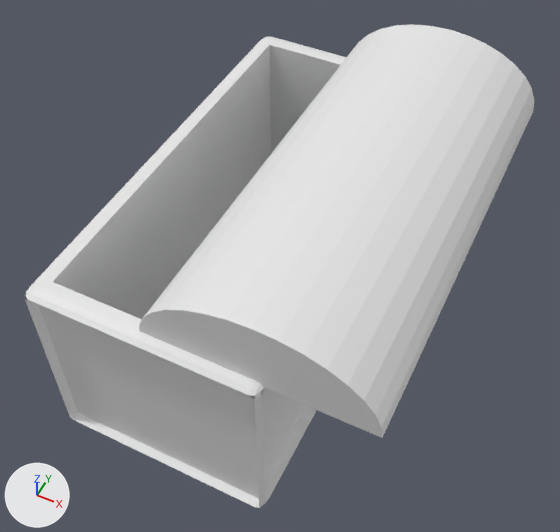
Renders of the FBX model Assets/Materials/Models/Low_Poly_Chest.fbx from each side of a commit.
Rendered twice from a 50 mm lens placed at (4.77, -8.87, 12.33), pointed at (0.6, -0.53, 1.9). Every picture has the same lights, and +X, +Y and +Z are marked at lower left. Where no turn or scale is listed for an object, it has been applied to the vertices.

Objects in the first picture: 'Chest', 'Cylinder'.
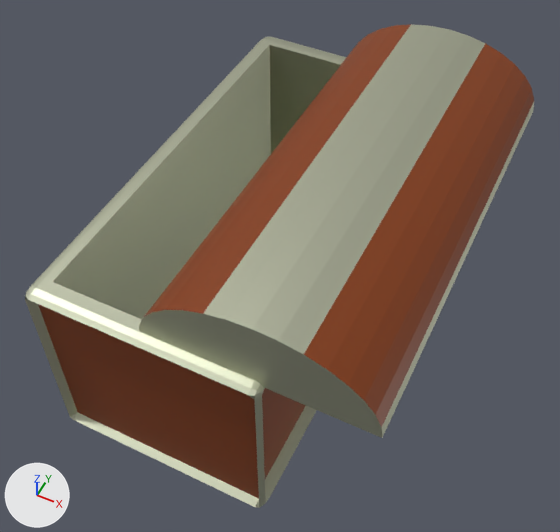
The edits, one by one:
Material 'ChestMetalMaterial' (mat_chestmetalmaterial) is new.
Its base color is (0.571, 0.591, 0.451) (light grey #c7cab3).
Its metallic is 1.0.
Material 'ChestWoodMaterial' (mat_chestwoodmaterial) is new.
Its base color is (0.227, 0.0409, 0.0) (brown #833900).
me_cylinder_001 has 34 vertices, 19 faces and spans x 0.0..3.73, y -3.85..3.85, z 0.66..1.88.
me_cylinder_001 is used by ob_cylinder; location (-0.03, 0.07, 2.72).
me_cylinder_001 part 3: all 5 faces centred in x 1.32..2.4, y 0.0, z 0.66..1.86 switch from no material to mat_chestmetalmaterial (light grey #c7cab3).
me_cylinder_001 part 4: the 1 face centred in x 1.86, y -3.85, z 1.38 switches from no material to mat_chestmetalmaterial (light grey #c7cab3).
me_cylinder_001 part 5: the 1 face centred in x 3.71, y 0.0, z 0.78 switches from no material to mat_chestmetalmaterial (light grey #c7cab3).
me_cylinder_001 part 6: all 10 faces centred in x 0.09..3.64, y 0.0, z 1.01..1.73 switch from no material to mat_chestwoodmaterial (brown #833900).
me_cylinder has 476 vertices, 442 faces and spans x -2.0..2.5, y -3.99..3.98, z -3.56..0.05.
me_cylinder is used by ob_chest; location (0.0, 0.0, 3.4).
me_cylinder part 1: 437 faces spanning x -2.0..2.5, y -3.99..3.98, z -3.56..0.05 switch from mat_material (white #e7e7e7) to mat_chestmetalmaterial (light grey #c7cab3).
me_cylinder part 2: 5 faces spanning x -1.86..1.86, y -3.84..3.84, z -3.56..-0.09 switch from mat_material (white #e7e7e7) to mat_chestwoodmaterial (brown #833900).

Where the change shows, as pixel boxes [x1, y1, x2, y2] in the pictures (560 x 532 px):
part 1 of me_cylinder, recoloured: [25, 37, 347, 508] in both
part 2 of me_cylinder, recoloured (grey to brown): [38, 304, 306, 498] in both
part 3 of me_cylinder_001, recoloured (white to grey): [203, 24, 485, 354] in both
part 4 of me_cylinder_001, recoloured: [139, 310, 382, 438] in both
part 5 of me_cylinder_001, recoloured: [382, 102, 534, 438] in both
part 6 of me_cylinder_001, recoloured (white to brown): [144, 24, 534, 427] in both
